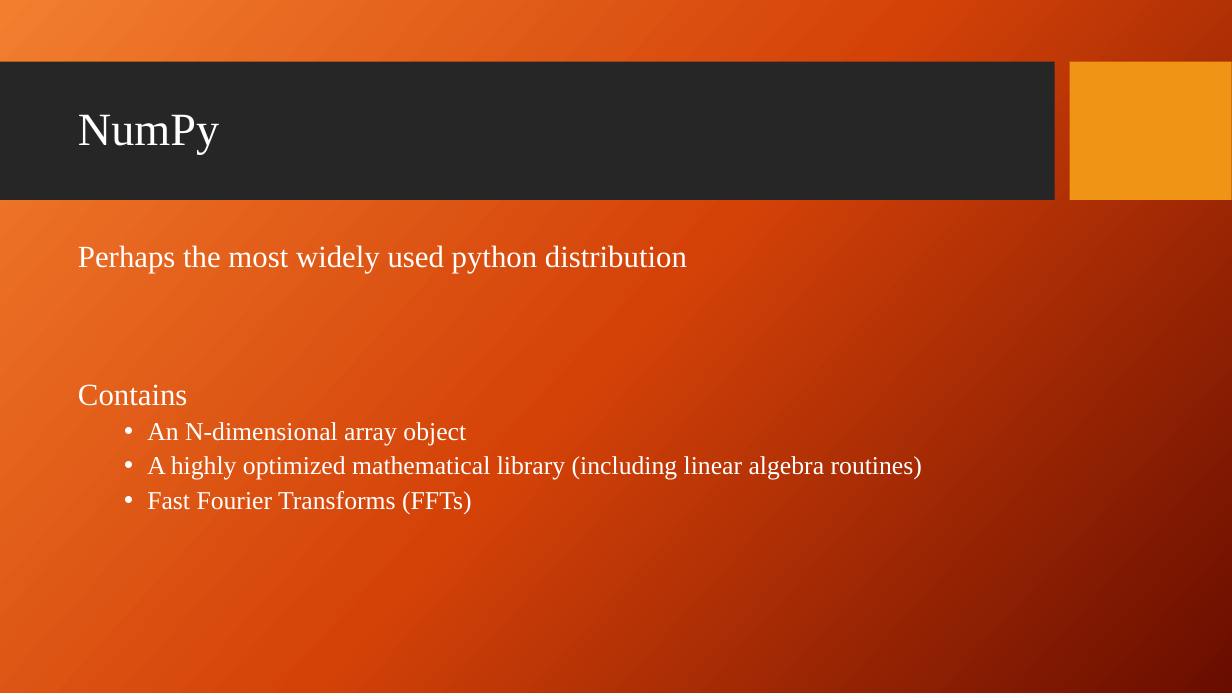
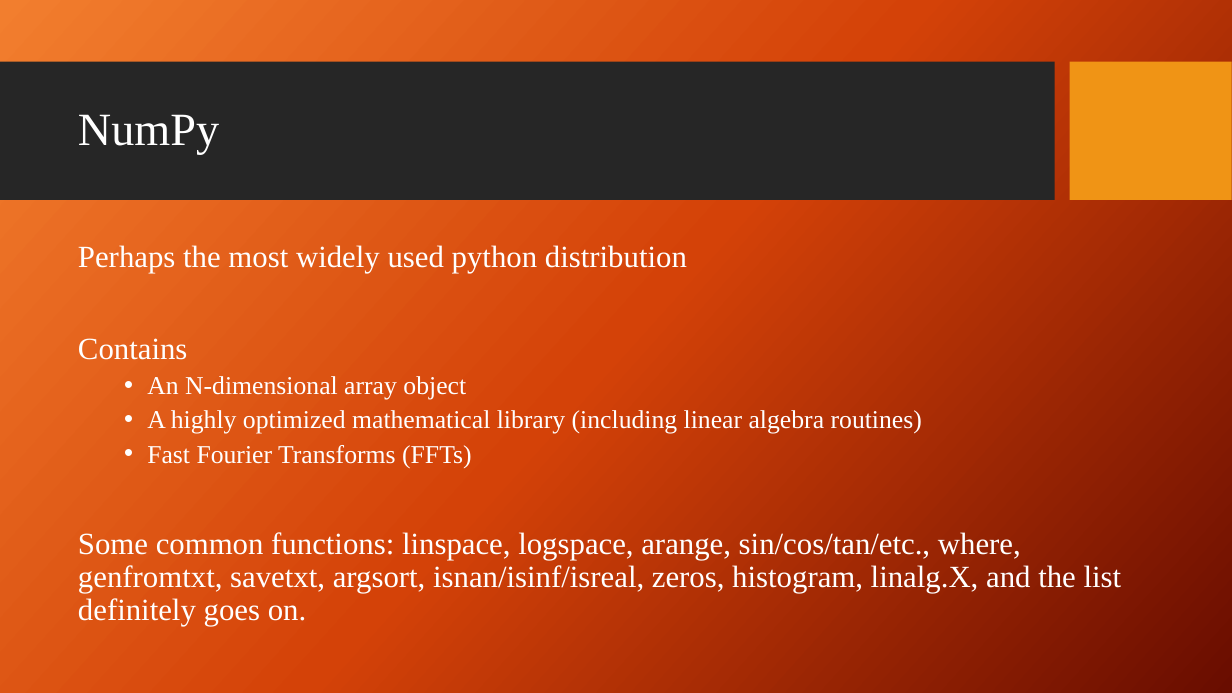
Before and after one commit to giganano/PythonBootcamp, a slide deck: slide 4 of slides/anaconda.pptx. Drawn at 1232x693 pixels with LibreOffice and Linux fonts; fonts in the diff are those of the drawing; background and template pictures are left out. Boxes give left, top, right and bottom in pixels: in the first picture for what was removed or moved away, otherwise in the second. Text is boxed around its words. In the diff, an @@ line names an element or a change of style, - is before the commit and + after.

```diff
--- a/slides/anaconda.pptx
+++ b/slides/anaconda.pptx
@@ text at <box>78,532,1122,626</box>: paragraph added @@
+Some common functions: linspace, logspace, arange, sin/cos/tan/etc., where, genfromtxt, savetxt, argsort, isnan/isinf/isreal, zeros, histogram, linalg.X, and the list definitely goes on.
```
Also in this commit, not shown: 1 other slide changed, 7 slides added, 1 slide removed, 18 other files.
